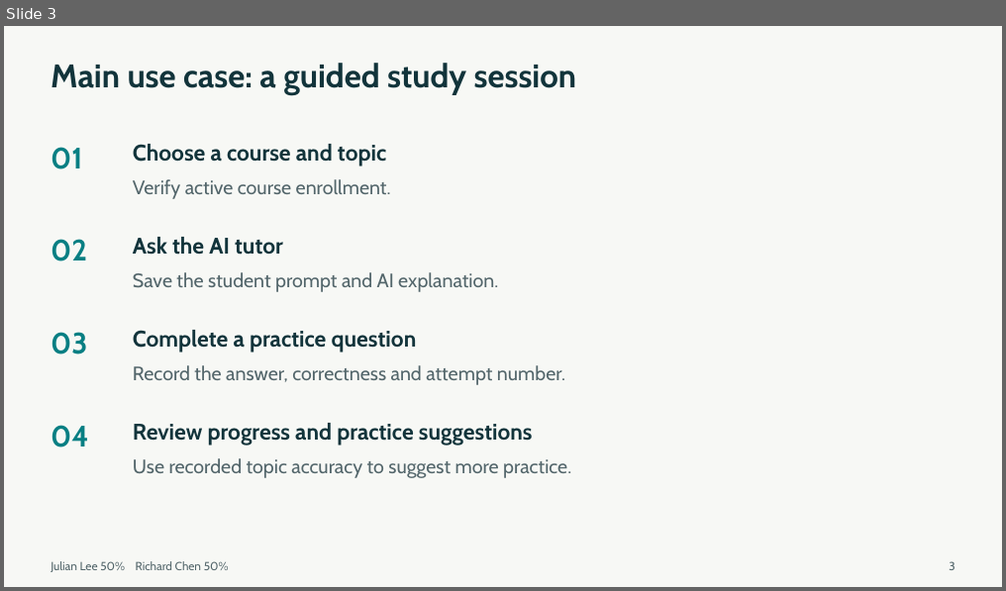
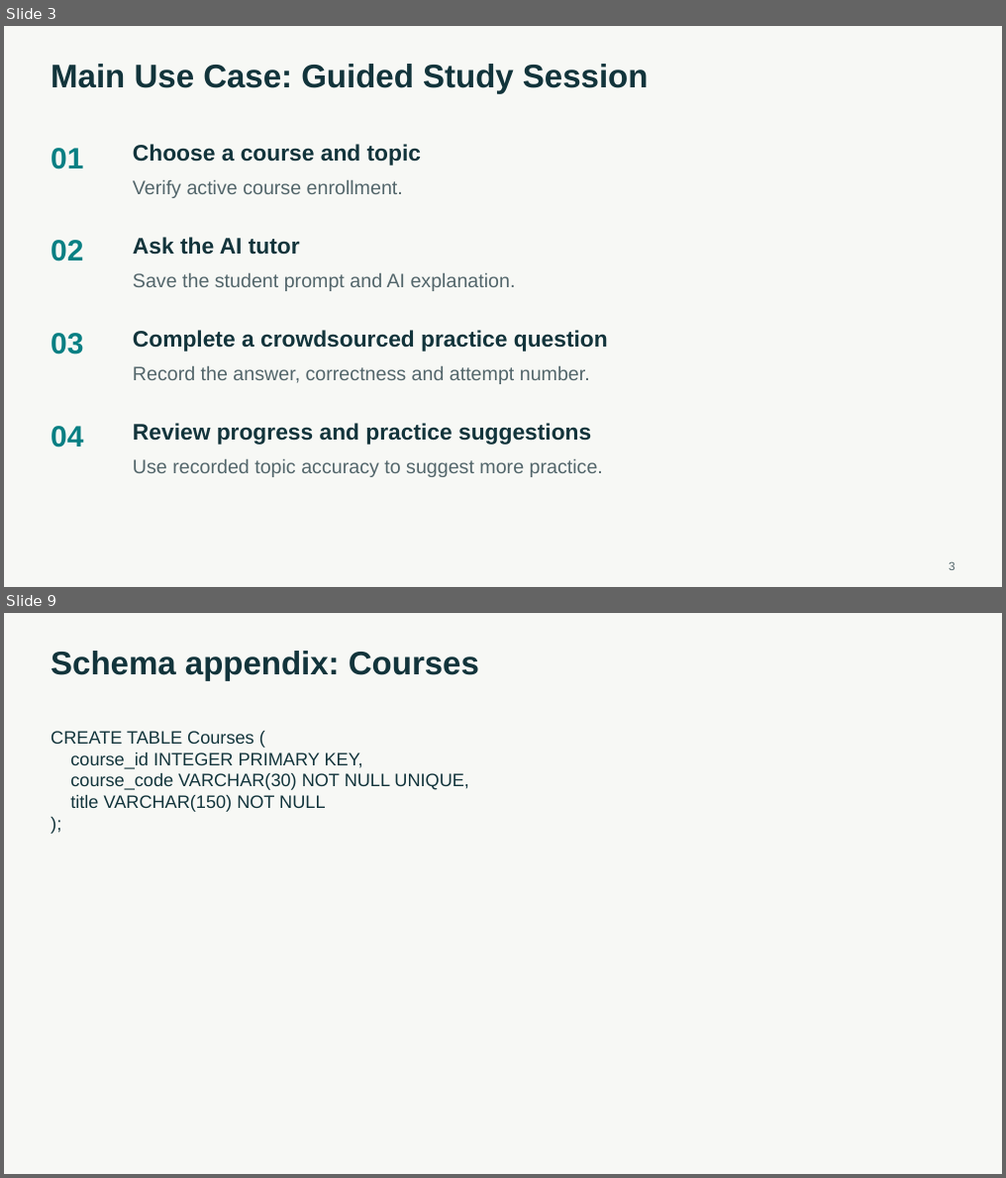
Before and after one commit to BoyManWamen/YouTutor, a slide deck: Checkpoint1-slides.pptx. Shown one above the other, each under a label of ours: slide 3 before the commit, slides 3 and 9 after it; the slides between them are not shown. The pictures are 1006x591 and 1006x1178 pixels, drawn with LibreOffice and Linux fonts; fonts in the diff are those of the drawing. Boxes give left, top, right and bottom in pixels: in the first picture for what was removed or moved away, otherwise in the second. Text is boxed around its words. In the diff, an @@ line names an element or a change of style, - is before the commit and + after.

```diff
--- a/Checkpoint1-slides.pptx
+++ b/Checkpoint1-slides.pptx
@@ slide 9 added at (4, 613, 1002, 1174), background #F7F8F5 @@
@@ text added at (51, 651, 479, 681), 31.5 pt, text #12343B, bold @@
+Schema appendix: Courses
@@ text added at (51, 731, 469, 812), 17.2 pt, text #12343B @@
+CREATE TABLE Courses (
+course_id INTEGER PRIMARY KEY,
+course_code VARCHAR(30) NOT NULL UNIQUE,
+title VARCHAR(150) NOT NULL
+);
@@ slide 3 changed as well @@
@@ text at (51, 64, 648, 94): text changed; font Cabin to Arial @@
-Main use case: a guided study session
+Main Use Case: Guided Study Session
@@ text at (133, 330, 608, 352): text changed; font Cabin to Arial @@
-Complete a practice question
+Complete a crowdsourced practice question
@@ font Cabin to Arial in 12 elements at (948, 563, 955, 570), (51, 148, 83, 170), (133, 144, 421, 166), (133, 180, 403, 198), (51, 240, 83, 262), (133, 237, 300, 255), (133, 274, 516, 291), (51, 333, 83, 355), (133, 367, 590, 384), (51, 426, 83, 448), (133, 423, 591, 444), (133, 460, 603, 477) @@
@@ text removed at (51, 562, 229, 572) @@
-Julian Lee 50% Richard Chen 50%
```
Also in this commit, not shown: 2 other slides changed, 12 other slides added, 1 slide removed, 1 other file.
